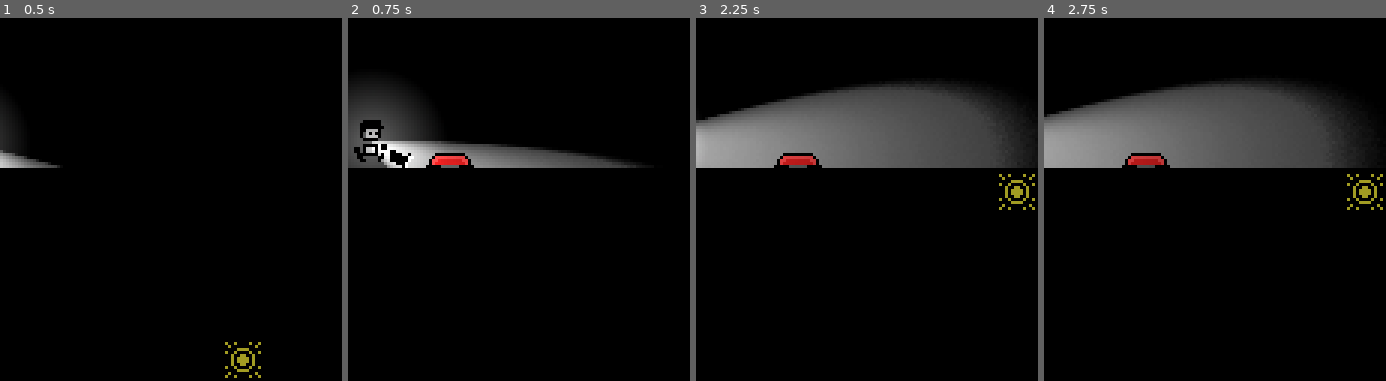
Above: before the commit, frames 1-4 (left to right).
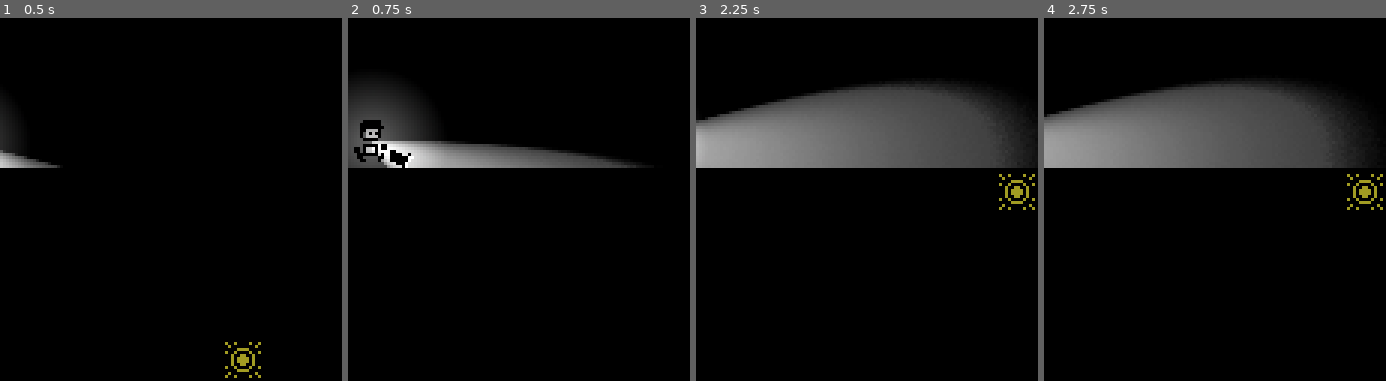
Above: after the commit, the same moments.

Repository: DylanPerry2098/ScreenTear
Game: Godot game, scene res://scenes/levels/level_3.tscn
The game is run twice, just before and just after one commit, with the same random seed, the same clock (stepped at 60 frames per second) and the same inputs. This scene is started directly instead of the project's main scene. Sound files missing from this copy of the repository are replaced by a short silence.
Inputs (mouse positions are % of the whole screen's width and height, from its top left):
- Up to frame 1 (0.5 s): no input
- Up to frame 2 (0.75 s): move the mouse to (75, 42) at 0.52 s; hold D (move_right) from 0.53 s (still down); tap E (interact) at 0.6 s
- Up to frame 3 (2.25 s): tap Space (jump) at 0.77, 1.52 s; move the mouse to (28, 52) at 1.27 s; tap F (turn_off_flashlight) at 1.35 s; move the mouse to (61, 24) at 2.02 s; release D (move_right) at 2.03 s; hold A (move_left) from 2.03 s (still down); tap E (interact) at 2.1 s
- Up to frame 4 (2.75 s): keep holding A (move_left)
The pictures show only the part of the screen within x 14-64%, y 0-50%; the shares and areas given below are measured in that part.

Frame 1 is identical in both runs. In frame 2, 0.5% of the frame differs, in the area x 22-37%, y 37-42%; in frame 3, 0.5%; in frame 4, 0.5%.

Commit message:
Update Levels 1-3

Diff:
--- a/scenes/levels/level_1.tscn
+++ b/scenes/levels/level_1.tscn
@@ -11,6 +11,7 @@
 [ext_resource type="PackedScene" uid="uid://cufsw4pstk3lr" path="res://scenes/gizmos/door.tscn" id="8_iav0o"]
 [ext_resource type="PackedScene" uid="uid://c5ilmhfephti" path="res://scenes/gizmos/overhead_light.tscn" id="9_dga24"]
 [ext_resource type="Script" uid="uid://cijw3waqmb8dc" path="res://scripts/utils/camera_point.gd" id="9_qxy0u"]
+[ext_resource type="PackedScene" uid="uid://btbcbic8sh261" path="res://scenes/gizmos/room_transition_door.tscn" id="10_dnkej"]
 [ext_resource type="PackedScene" uid="uid://ckfw3i5j7f385" path="res://scenes/utils/pause_menu.tscn" id="10_qxy0u"]
 
 [node name="Level1" type="Node2D" unique_id=330516812]
@@ -76,6 +77,10 @@
 rotation = 3.1415927
 connected_obj = NodePath("../../OverheadLights/OverheadLight2")
 
+[node name="RoomTransitionDoor" parent="PressurePlates" unique_id=643625601 instance=ExtResource("10_dnkej")]
+position = Vector2(721, 96)
+target_scene = "uid://b1a0fw74c1umf"
+
 [node name="OverheadLights" type="Node2D" parent="." unique_id=759948276]
 
 [node name="OverheadLight" parent="OverheadLights" unique_id=1548226924 instance=ExtResource("9_dga24")]
--- a/scenes/levels/level_2.tscn
+++ b/scenes/levels/level_2.tscn
@@ -9,6 +9,7 @@
 [ext_resource type="PackedScene" uid="uid://cjowb85tb4dkv" path="res://scenes/gizmos/pressure_plate.tscn" id="4_ibugp"]
 [ext_resource type="PackedScene" uid="uid://dwylrlxy7xcpm" path="res://scenes/gizmos/box.tscn" id="7_3p04p"]
 [ext_resource type="PackedScene" uid="uid://cufsw4pstk3lr" path="res://scenes/gizmos/door.tscn" id="8_qsp8v"]
+[ext_resource type="PackedScene" uid="uid://btbcbic8sh261" path="res://scenes/gizmos/room_transition_door.tscn" id="10_qsp8v"]
 
 [node name="Level2" type="Node2D" unique_id=1593620024]
 script = ExtResource("1_l37oo")
@@ -67,4 +68,8 @@
 [node name="GoalPlaceholder" type="Node2D" parent="." unique_id=1117480912]
 position = Vector2(368, 57)
 
+[node name="RoomTransitionDoor" parent="." unique_id=643625601 instance=ExtResource("10_qsp8v")]
+position = Vector2(369, 80)
+target_scene = "uid://p0qd0f4wx1hs"
+
 [connection signal="body_exited" from="CameraTransitions/CamTransitionArea" to="." method="_on_cam_transition1_area_body_exited"]
--- a/scenes/levels/level_3.tscn
+++ b/scenes/levels/level_3.tscn
@@ -13,17 +13,15 @@
 [ext_resource type="PackedScene" uid="uid://cufsw4pstk3lr" path="res://scenes/gizmos/door.tscn" id="8_apo5x"]
 [ext_resource type="PackedScene" uid="uid://btbcbic8sh261" path="res://scenes/gizmos/room_transition_door.tscn" id="8_pimnq"]
 [ext_resource type="PackedScene" uid="uid://c5ilmhfephti" path="res://scenes/gizmos/overhead_light.tscn" id="10_josfm"]
-[ext_resource type="PackedScene" uid="uid://bxv1ksdqyurbf" path="res://scenes/sound/audio_stream_player_bg_music.tscn" id="12_lgrx1"]
 
 [node name="Level3" type="Node2D" unique_id=330516812]
 
 [node name="DarknessLayer" parent="." unique_id=749041299 instance=ExtResource("1_f6egh")]
-visible = true
 offset_right = 272.0
 offset_bottom = 1040.0
 
 [node name="Floor" type="TileMapLayer" parent="." unique_id=1486260326]
-tile_map_data = PackedByteArray("AAAAAAAAAQAAAAAAAAAAAAEAAQA …(7520 unchanged characters)… AAAAAAAAKABgAAQAAAAAAAAAKABkAAQAAAAAAAAACABcAAgAAAAAAAAABABcAAgAAAAAAAAALABcAAwAAAAAAAAAMABoAAQAAAAAAAAALABoAAQA …(2267 unchanged characters)…
+tile_map_data = PackedByteArray("AAAAAAAAAQAAAAAAAAAAAAEAAQA …(7520 unchanged characters)… AAAAAAAAKABgAAQAAAAAAAAAKABkAAQAAAAAAAAALABcAAwAAAAAAAAAMABoAAQAAAAAAAAALABoAAQA …(2267 unchanged characters)…
 tile_set = ExtResource("2_fmg3e")
 script = ExtResource("3_ftfob")
 
@@ -87,9 +85,6 @@
 [node name="Door2" parent="Gates" unique_id=1787226029 instance=ExtResource("8_apo5x")]
 position = Vector2(221, 641)
 
-[node name="Door3" parent="Gates" unique_id=1745340080 instance=ExtResource("8_apo5x")]
-position = Vector2(221, 896)
-
 [node name="Door4" parent="Gates" unique_id=1053717152 instance=ExtResource("8_apo5x")]
 position = Vector2(80, 96)
 
@@ -174,10 +169,6 @@
 position = Vector2(33, 945)
 connected_obj = NodePath("../../Gates/Door8")
 
-[node name="PressurePlate14" parent="PressurePlates" unique_id=1190935908 node_paths=PackedStringArray("connected_obj") instance=ExtResource("5_pimnq")]
-position = Vector2(74, 65)
-connected_obj = NodePath("../../Gates/Door3")
-
 [node name="PressurePlate17" parent="PressurePlates" unique_id=2076392659 node_paths=PackedStringArray("connected_obj") instance=ExtResource("5_pimnq")]
 position = Vector2(138, -15)
 connected_obj = NodePath("../../OverheadLights/OverheadLight6")
@@ -234,7 +225,5 @@
 script = ExtResource("6_ugcn1")
 metadata/_custom_type_script = "uid://cijw3waqmb8dc"
 
-[node name="AudioStreamPlayer_BGMusic" parent="." unique_id=1090977874 instance=ExtResource("12_lgrx1")]
-
 [node name="RoomTransitionDoor" parent="." unique_id=643625601 instance=ExtResource("8_pimnq")]
 position = Vector2(40, 1008)
